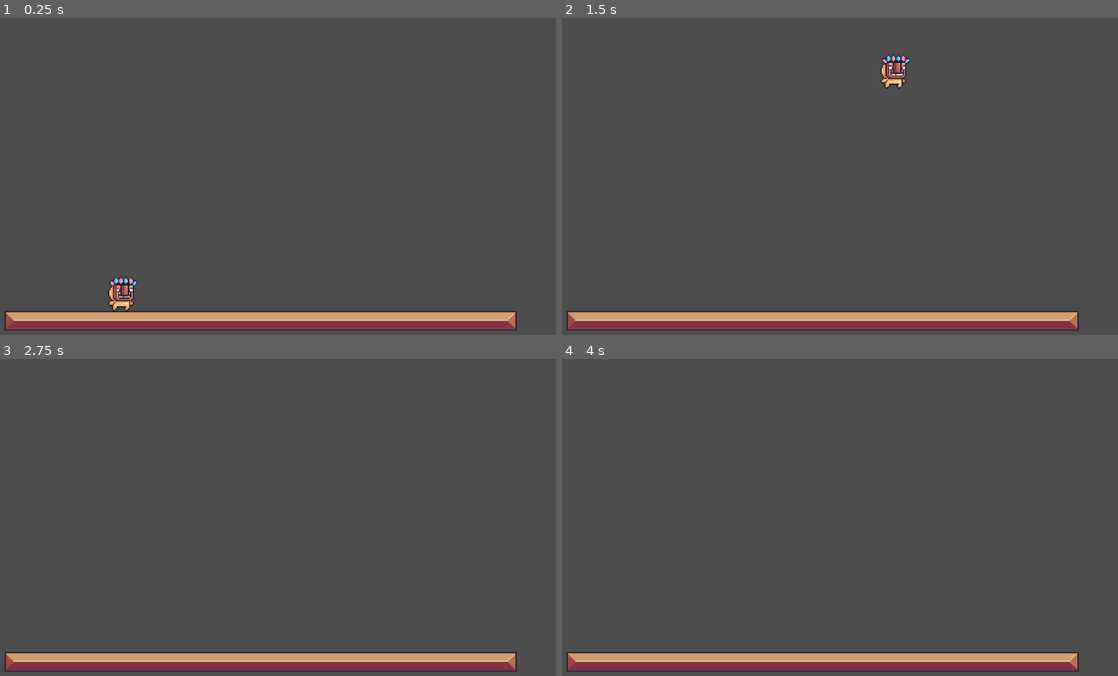
Above: before the commit, frames 1-4 (two rows, left to right).
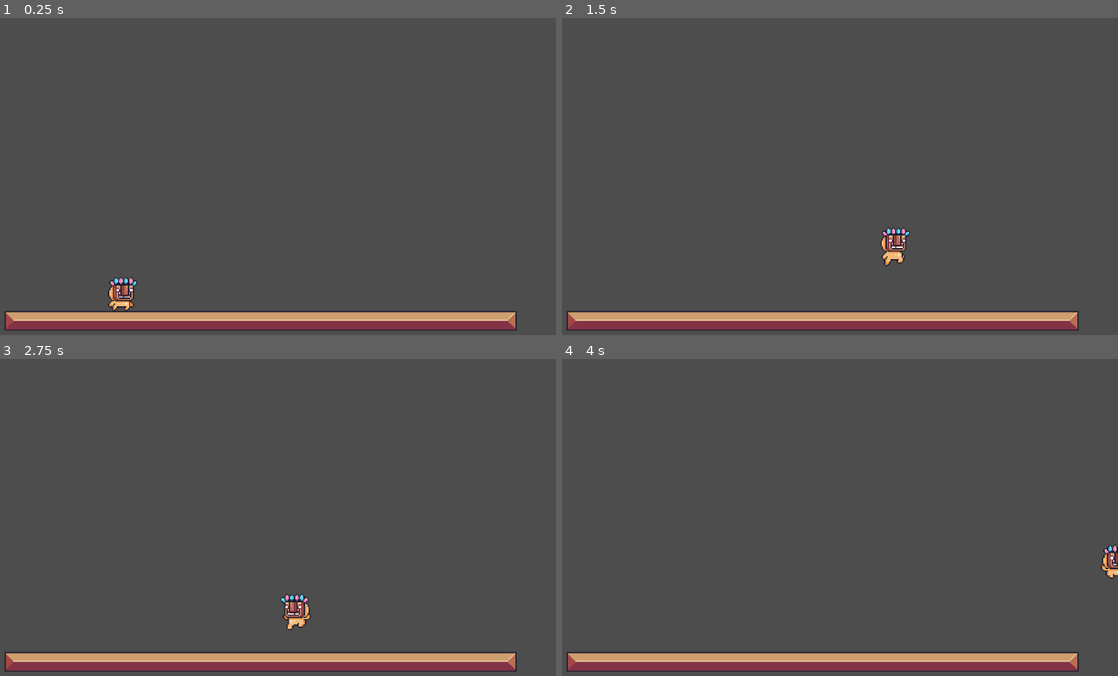
Above: after the commit, the same moments.

Repository: WMinerva/2D-platformer
Game: Godot game, scene res://scenes/levels/level.tscn
Two runs of this game, one before a commit and one after it. Both use one fixed random seed, a clock stepped at 60 frames per second and the inputs below.
Inputs:
- Up to frame 1 (0.25 s): no input
- Up to frame 2 (1.5 s): hold Right (right) from 0.53 s (still down); tap Space (jump) at 0.6, 0.77, 1.07, 1.35 s
- Up to frame 3 (2.75 s): tap Space (jump) at 1.52, 1.82, 2.1 s; release Right (right) at 2.03 s; hold Left (left) from 2.03 s (still down)
- Up to frame 4 (4 s): release Left (left) at 2.78 s; hold Right (right) from 2.78 s (still down); tap Space (jump) at 2.85, 3.02, 3.32, 3.6, 3.77 s

The runs differ from the first frame. In frame 1, less than 0.1% of the frame differs, in the area x 19-25%, y 89-92%; in frame 2, 0.9%, in the area x 57-63%, y 11-79%; in frame 3, 0.4%; in frame 4, 0.3%.

Commit message:
animateds

Diff:
--- a/scenes/player/player.gd
+++ b/scenes/player/player.gd
@@ -3,18 +3,39 @@
 @export var speed: int
 @export var jump_speed: int
 @export var gravity : int
+@onready var animated_sprite: AnimatedSprite2D = $AnimatedSprite
+
 var is_facing_right = true
 
 
 func _physics_process(delta: float) -> void:
-	if Input.is_action_just_pressed("jump"):
+	jump(delta)
+	move_x()
+	flip()
+	move_and_slide()
+	update_animations()
+
+func update_animations():
+	if not is_on_floor():
+		if velocity.y < 0:
+
+			animated_sprite.play("jump")
+		else:
+			animated_sprite.play("fall")
+		return
+
+
+	if velocity.x != 0:
+		animated_sprite.play("run")
+	else:
+		animated_sprite.play("idle")
+
+func jump(delta):
+	if Input.is_action_just_pressed("jump") and is_on_floor():
 		velocity.y = -jump_speed
 	if not is_on_floor():
 		velocity.y += gravity * delta
 
-	move_x()
-	flip()
-	move_and_slide()
 
 
 func flip():
--- a/scenes/player/player.tscn
+++ b/scenes/player/player.tscn
@@ -1,7 +1,208 @@
 [gd_scene format=3 uid="uid://bfmdhui60sudr"]
 
-[ext_resource type="Texture2D" uid="uid://dwc2o5nawatsj" path="res://assets/sprites/player/player.png" id="1_8afob"]
 [ext_resource type="Script" uid="uid://hkso6phepvgo" path="res://scenes/player/player.gd" id="1_dovo2"]
+[ext_resource type="Texture2D" uid="uid://cpdelgi4xwexq" path="res://assets/sprites/player/fall.png" id="2_p47bc"]
+[ext_resource type="Texture2D" uid="uid://cx3kio2u1o4s1" path="res://assets/sprites/player/idle.png" id="3_75vfm"]
+[ext_resource type="Texture2D" uid="uid://bdioi1b600f2n" path="res://assets/sprites/player/jump.png" id="4_0owmy"]
+[ext_resource type="Texture2D" uid="uid://cu01l8uooltql" path="res://assets/sprites/player/run.png" id="5_qek5x"]
+
+[sub_resource type="AtlasTexture" id="AtlasTexture_5gtgg"]
+atlas = ExtResource("2_p47bc")
+region = Rect2(0, 0, 32, 32)
+
+[sub_resource type="AtlasTexture" id="AtlasTexture_h17s1"]
+atlas = ExtResource("3_75vfm")
+region = Rect2(0, 0, 32, 32)
+
+[sub_resource type="AtlasTexture" id="AtlasTexture_je7p5"]
+atlas = ExtResource("3_75vfm")
+region = Rect2(32, 0, 32, 32)
+
+[sub_resource type="AtlasTexture" id="AtlasTexture_fm80t"]
+atlas = ExtResource("3_75vfm")
+region = Rect2(64, 0, 32, 32)
+
+[sub_resource type="AtlasTexture" id="AtlasTexture_gx1jg"]
+atlas = ExtResource("3_75vfm")
+region = Rect2(96, 0, 32, 32)
+
+[sub_resource type="AtlasTexture" id="AtlasTexture_ugbui"]
+atlas = ExtResource("3_75vfm")
+region = Rect2(128, 0, 32, 32)
+
+[sub_resource type="AtlasTexture" id="AtlasTexture_fcs02"]
+atlas = ExtResource("3_75vfm")
+region = Rect2(160, 0, 32, 32)
+
+[sub_resource type="AtlasTexture" id="AtlasTexture_myrg7"]
+atlas = ExtResource("3_75vfm")
+region = Rect2(192, 0, 32, 32)
+
+[sub_resource type="AtlasTexture" id="AtlasTexture_kvlxm"]
+atlas = ExtResource("3_75vfm")
+region = Rect2(224, 0, 32, 32)
+
+[sub_resource type="AtlasTexture" id="AtlasTexture_uf5tr"]
+atlas = ExtResource("3_75vfm")
+region = Rect2(256, 0, 32, 32)
+
+[sub_resource type="AtlasTexture" id="AtlasTexture_lgqa7"]
+atlas = ExtResource("3_75vfm")
+region = Rect2(288, 0, 32, 32)
+
+[sub_resource type="AtlasTexture" id="AtlasTexture_8ydkj"]
+atlas = ExtResource("3_75vfm")
+region = Rect2(320, 0, 32, 32)
+
+[sub_resource type="AtlasTexture" id="AtlasTexture_3j4b4"]
+atlas = ExtResource("4_0owmy")
+region = Rect2(0, 0, 32, 32)
+
+[sub_resource type="AtlasTexture" id="AtlasTexture_yj68g"]
+atlas = ExtResource("5_qek5x")
+region = Rect2(0, 0, 32, 32)
+
+[sub_resource type="AtlasTexture" id="AtlasTexture_ioxgp"]
+atlas = ExtResource("5_qek5x")
+region = Rect2(32, 0, 32, 32)
+
+[sub_resource type="AtlasTexture" id="AtlasTexture_cnsyf"]
+atlas = ExtResource("5_qek5x")
+region = Rect2(64, 0, 32, 32)
+
+[sub_resource type="AtlasTexture" id="AtlasTexture_007i1"]
+atlas = ExtResource("5_qek5x")
+region = Rect2(96, 0, 32, 32)
+
+[sub_resource type="AtlasTexture" id="AtlasTexture_6cv16"]
+atlas = ExtResource("5_qek5x")
+region = Rect2(128, 0, 32, 32)
+
+[sub_resource type="AtlasTexture" id="AtlasTexture_j4nxn"]
+atlas = ExtResource("5_qek5x")
+region = Rect2(160, 0, 32, 32)
+
+[sub_resource type="AtlasTexture" id="AtlasTexture_28m0y"]
+atlas = ExtResource("5_qek5x")
+region = Rect2(192, 0, 32, 32)
+
+[sub_resource type="AtlasTexture" id="AtlasTexture_uniwh"]
+atlas = ExtResource("5_qek5x")
+region = Rect2(224, 0, 32, 32)
+
+[sub_resource type="AtlasTexture" id="AtlasTexture_iqsei"]
+atlas = ExtResource("5_qek5x")
+region = Rect2(256, 0, 32, 32)
+
+[sub_resource type="AtlasTexture" id="AtlasTexture_tffgl"]
+atlas = ExtResource("5_qek5x")
+region = Rect2(288, 0, 32, 32)
+
+[sub_resource type="AtlasTexture" id="AtlasTexture_pk8ii"]
+atlas = ExtResource("5_qek5x")
+region = Rect2(320, 0, 32, 32)
+
+[sub_resource type="AtlasTexture" id="AtlasTexture_5mf0n"]
+atlas = ExtResource("5_qek5x")
+region = Rect2(352, 0, 32, 32)
+
+[sub_resource type="SpriteFrames" id="SpriteFrames_4hvnv"]
+animations = [{
+"frames": [{
+"duration": 1.0,
+"texture": SubResource("AtlasTexture_5gtgg")
+}],
+"loop": true,
+"name": &"fall",
+"speed": 5.0
+}, {
+"frames": [{
+"duration": 1.0,
+"texture": SubResource("AtlasTexture_h17s1")
+}, {
+"duration": 1.0,
+"texture": SubResource("AtlasTexture_je7p5")
+}, {
+"duration": 1.0,
+"texture": SubResource("AtlasTexture_fm80t")
+}, {
+"duration": 1.0,
+"texture": SubResource("AtlasTexture_gx1jg")
+}, {
+"duration": 1.0,
+"texture": SubResource("AtlasTexture_ugbui")
+}, {
+"duration": 1.0,
+"texture": SubResource("AtlasTexture_fcs02")
+}, {
+"duration": 1.0,
+"texture": SubResource("AtlasTexture_myrg7")
+}, {
+"duration": 1.0,
+"texture": SubResource("AtlasTexture_kvlxm")
+}, {
+"duration": 1.0,
+"texture": SubResource("AtlasTexture_uf5tr")
+}, {
+"duration": 1.0,
+"texture": SubResource("AtlasTexture_lgqa7")
+}, {
+"duration": 1.0,
+"texture": SubResource("AtlasTexture_8ydkj")
+}],
+"loop": true,
+"name": &"idle",
+"speed": 20.0
+}, {
+"frames": [{
+"duration": 1.0,
+"texture": SubResource("AtlasTexture_3j4b4")
+}],
+"loop": true,
+"name": &"jump",
+"speed": 5.0
+}, {
+"frames": [{
+"duration": 1.0,
+"texture": SubResource("AtlasTexture_yj68g")
+}, {
+"duration": 1.0,
+"texture": SubResource("AtlasTexture_ioxgp")
+}, {
+"duration": 1.0,
+"texture": SubResource("AtlasTexture_cnsyf")
+}, {
+"duration": 1.0,
+"texture": SubResource("AtlasTexture_007i1")
+}, {
+"duration": 1.0,
+"texture": SubResource("AtlasTexture_6cv16")
+}, {
+"duration": 1.0,
+"texture": SubResource("AtlasTexture_j4nxn")
+}, {
+"duration": 1.0,
+"texture": SubResource("AtlasTexture_28m0y")
+}, {
+"duration": 1.0,
+"texture": SubResource("AtlasTexture_uniwh")
+}, {
+"duration": 1.0,
+"texture": SubResource("AtlasTexture_iqsei")
+}, {
+"duration": 1.0,
+"texture": SubResource("AtlasTexture_tffgl")
+}, {
+"duration": 1.0,
+"texture": SubResource("AtlasTexture_pk8ii")
+}, {
+"duration": 1.0,
+"texture": SubResource("AtlasTexture_5mf0n")
+}],
+"loop": true,
+"name": &"run",
+"speed": 20.0
+}]
 
 [sub_resource type="RectangleShape2D" id="RectangleShape2D_dovo2"]
 size = Vector2(13, 23)
@@ -13,8 +214,11 @@
 gravity = 980
 metadata/_edit_group_ = true
 
-[node name="Sprite2D" type="Sprite2D" parent="." unique_id=1417317569]
-texture = ExtResource("1_8afob")
+[node name="AnimatedSprite" type="AnimatedSprite2D" parent="." unique_id=1149916273]
+sprite_frames = SubResource("SpriteFrames_4hvnv")
+animation = &"run"
+autoplay = "idle"
+frame_progress = 0.55064034
 
 [node name="CollisionShape2D" type="CollisionShape2D" parent="." unique_id=328191857]
 position = Vector2(0.5, 4.5)
